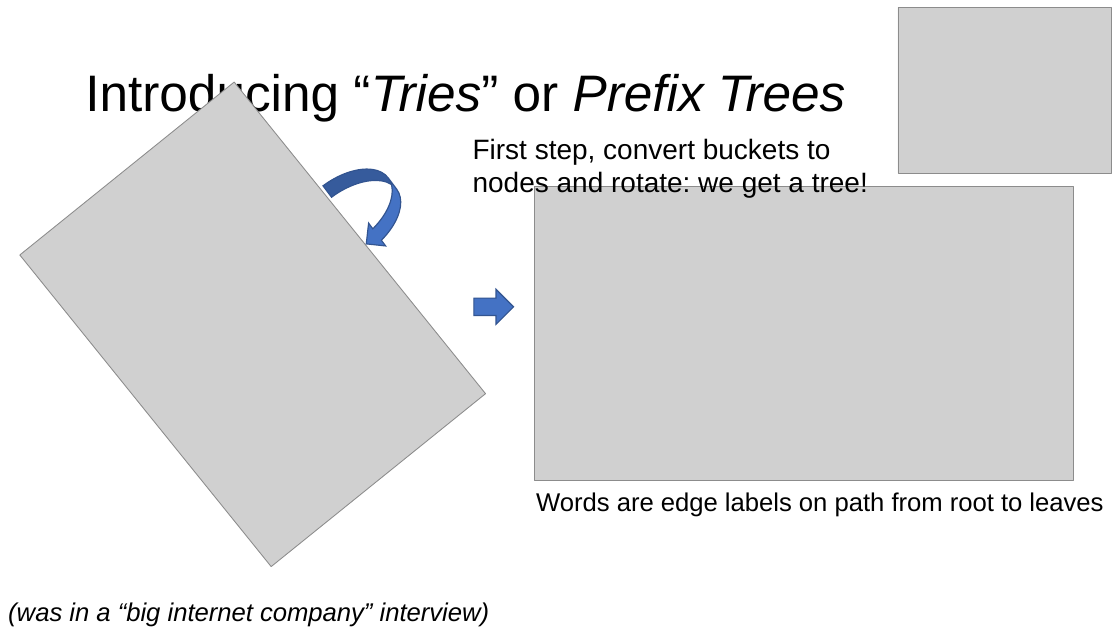
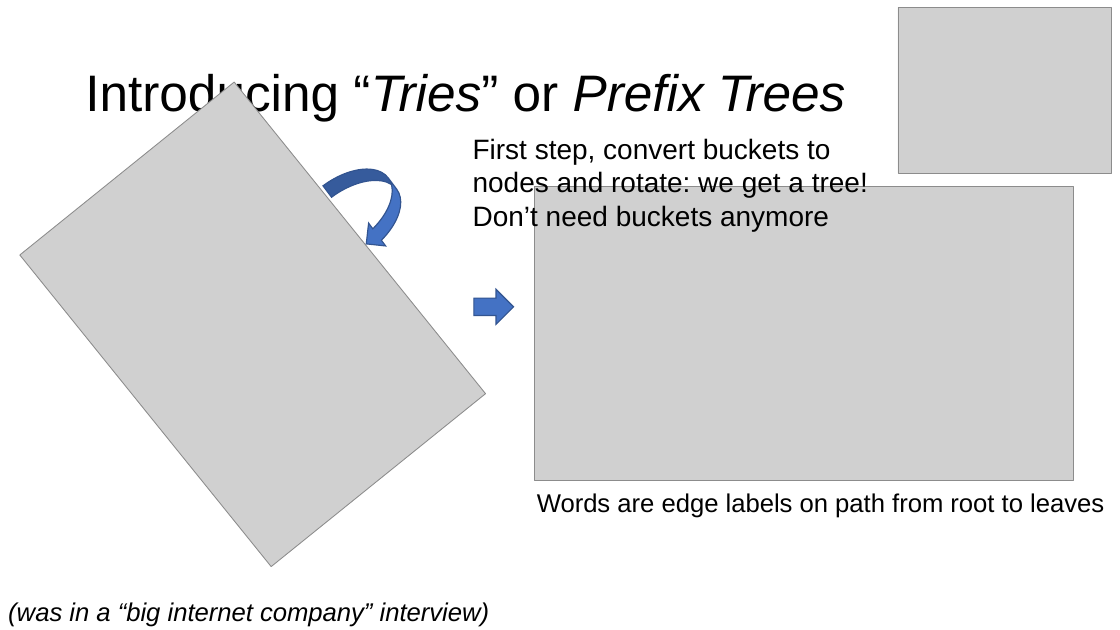
Before and after one commit to parrt/msds689, a slide deck: slide 11 of notes/searching.pptx. Drawn at 1120x630 pixels with LibreOffice and Linux fonts; fonts in the diff are those of the drawing; grey boxes stand for pictures; background and template pictures are left out. Boxes give left, top, right and bottom in pixels: in the first picture for what was removed or moved away, otherwise in the second. Text is boxed around its words. In the diff, an @@ line names an element or a change of style, - is before the commit and + after.

```diff
--- a/notes/searching.pptx
+++ b/notes/searching.pptx
@@ text at [473,138,868,231]: text changed @@
-First step, convert buckets to
-nodes and rotate: we get a tree!
+First step, convert buckets to
+nodes and rotate: we get a tree!
+Don’t need buckets anymore
```
Also in this commit, not shown: 7 other slides changed, 1 other file.
